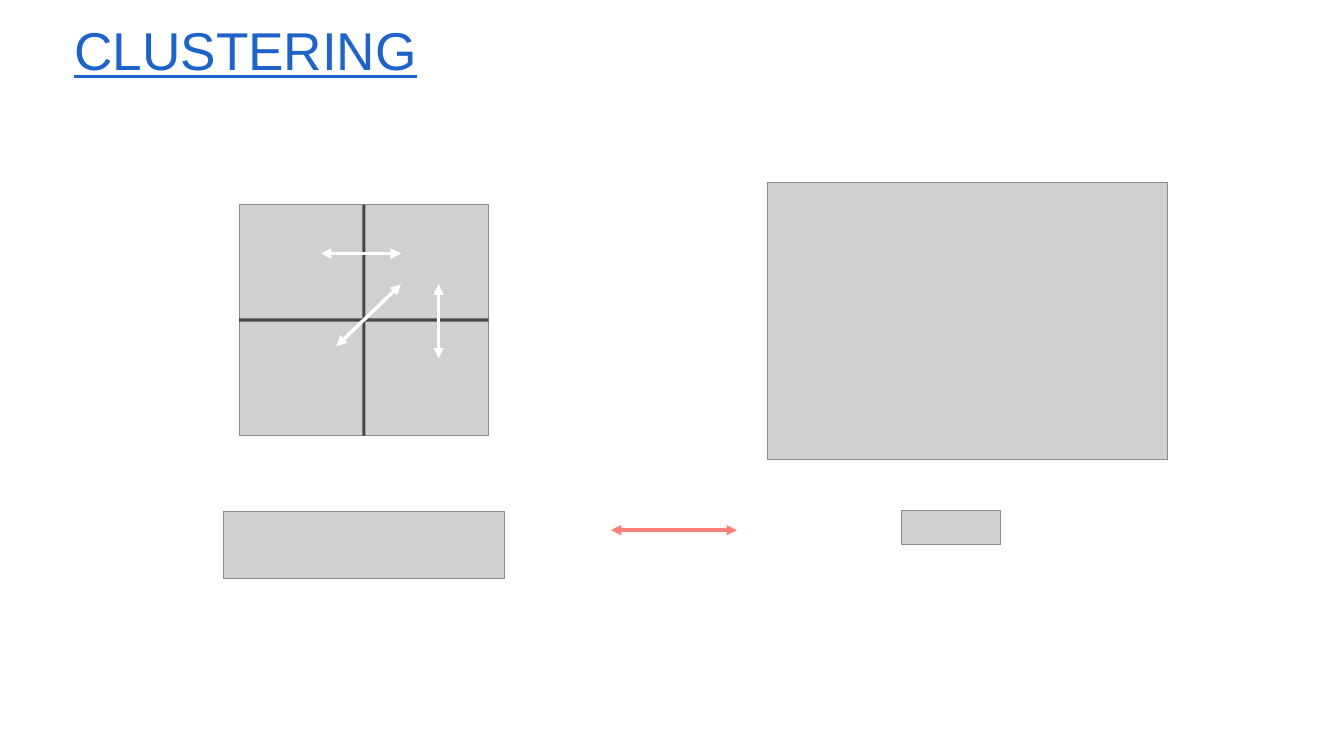
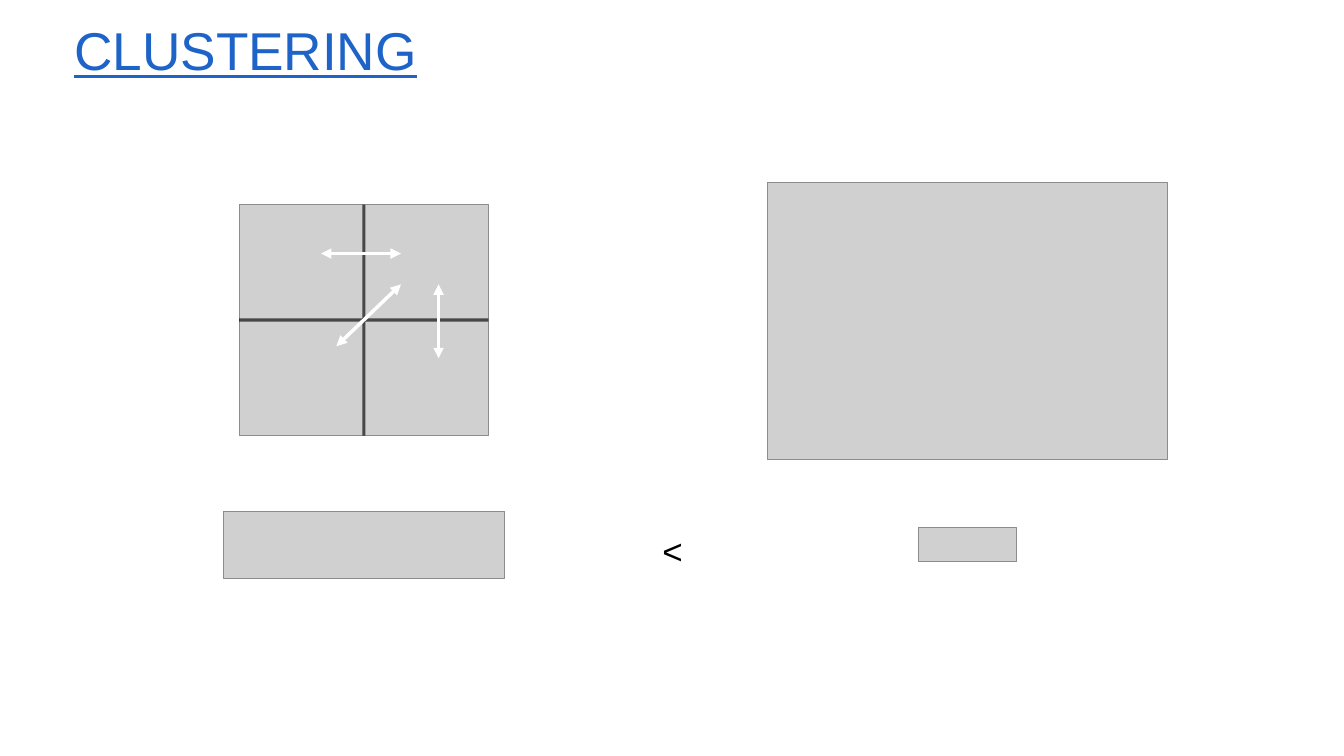
Before and after one commit to yvlaere/ant_sorting, a slide deck: slide 14 of Spatio-temporele modellen.pptx (slide 15 before the commit). Drawn at 1344x756 pixels with LibreOffice and Linux fonts; fonts in the diff are those of the drawing; grey boxes stand for pictures; background and template pictures are left out. Boxes give left, top, right and bottom in pixels: in the first picture for what was removed or moved away, otherwise in the second. Text is boxed around its words. In the diff, an @@ line names an element or a change of style, - is before the commit and + after.

```diff
--- a/Spatio-temporele modellen.pptx
+++ b/Spatio-temporele modellen.pptx
@@ double arrow removed from (611, 530) to (737, 530) @@
@@ text added at (652,516,694,573), 25 pt, text #000000 @@
+<
@@ picture: place and size @@
-picture at (902,510,1001,544)
+picture at (919,527,1017,562)
```
Also in this commit, not shown: 2 other slides changed, 2 slides removed.
